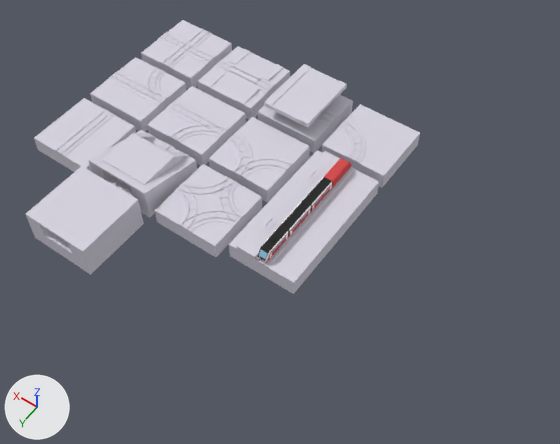
The Blender file assets/games/BackAttack/rail_basic_v1.blend as it was, and as the next commit left it.
One viewpoint serves both versions: a 50 mm lens placed at (-40.2, 42.8, 64.1), pointed at (-11.0, 2.0, -0.1). Arrows for +X, +Y and +Z are at lower left; the lights stay in place.

In view in the first picture: 'landscape-track-1-curve', 'landscape-track-1-diamond', 'landscape-track-1-platform', 'landscape-track-1-platform.001', 'landscape-track-1-road-bridge', 'landscape-track-1-road-crossing', 'landscape-track-1-straight', 'landscape-track-1-tjunction', 'landscape-track-1-tunnel-entry', 'landscape-track-1-tunnel-segment', 'landscape-track-1-y-right', 'landscape-track-1-y-right.001'.
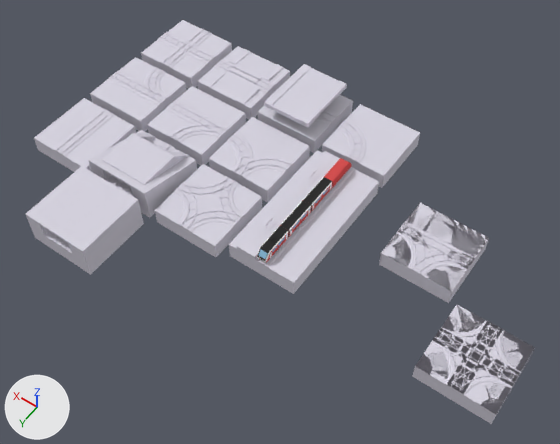
Where the newer file only moved an object's origin or applied its transform, the numbers keep the older frame.

Patch to the scene script:
```diff
--- a/assets/games/BackAttack/rail_basic_v1.blend.py
+++ b/assets/games/BackAttack/rail_basic_v1.blend.py
@@ me_cube_000 @@
+me_cube_000.from_pydata(...)  # 486 vertices, 381 faces; spans x -4.0..4.0, y -4.0..4.0, z -1.0..1.2
+me_cube_000.materials.append(mat_basecolor)  # light grey #d7d4e0
@@ me_cube_002 @@
+me_cube_002.from_pydata(...)  # 793 vertices, 621 faces; spans x -4.0..4.0, y -4.0..4.0, z -1.0..1.2
+me_cube_002.materials.append(mat_basecolor)  # light grey #d7d4e0
@@ ob_landscape_track_1_tjunction_001 @@
+ob_landscape_track_1_tjunction_001 = bpy.data.objects.new('landscape-track-1-tjunction.001', me_cube_000)
+ob_landscape_track_1_tjunction_001.location = (-26.0, -4.0, 0.0)
+_m = ob_landscape_track_1_tjunction_001.modifiers.new('EdgeSplit', 'EDGE_SPLIT')
@@ ob_landscape_track_1_diamond_001 @@
+ob_landscape_track_1_diamond_001 = bpy.data.objects.new('landscape-track-1-diamond.001', me_cube_002)
+ob_landscape_track_1_diamond_001.location = (-35.0, 5.0, 0.0)
+_m = ob_landscape_track_1_diamond_001.modifiers.new('EdgeSplit', 'EDGE_SPLIT')
```

Pixel boxes [x1, y1, x2, y2] of what changed, in the pictures (560 x 444 px):
'landscape-track-1-diamond.001', added: after [412, 305, 535, 424]
'landscape-track-1-tjunction.001', added: after [379, 203, 489, 303]
